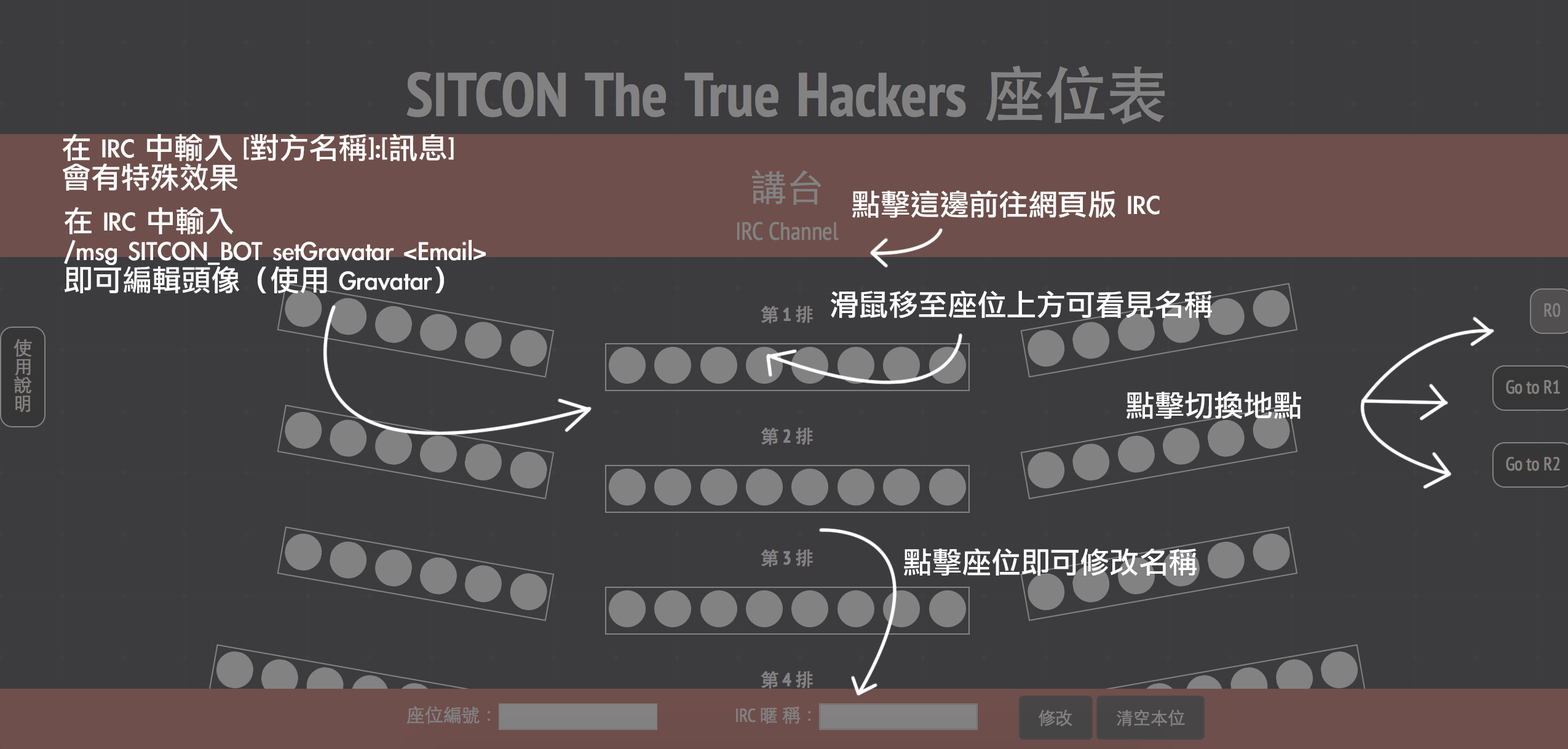
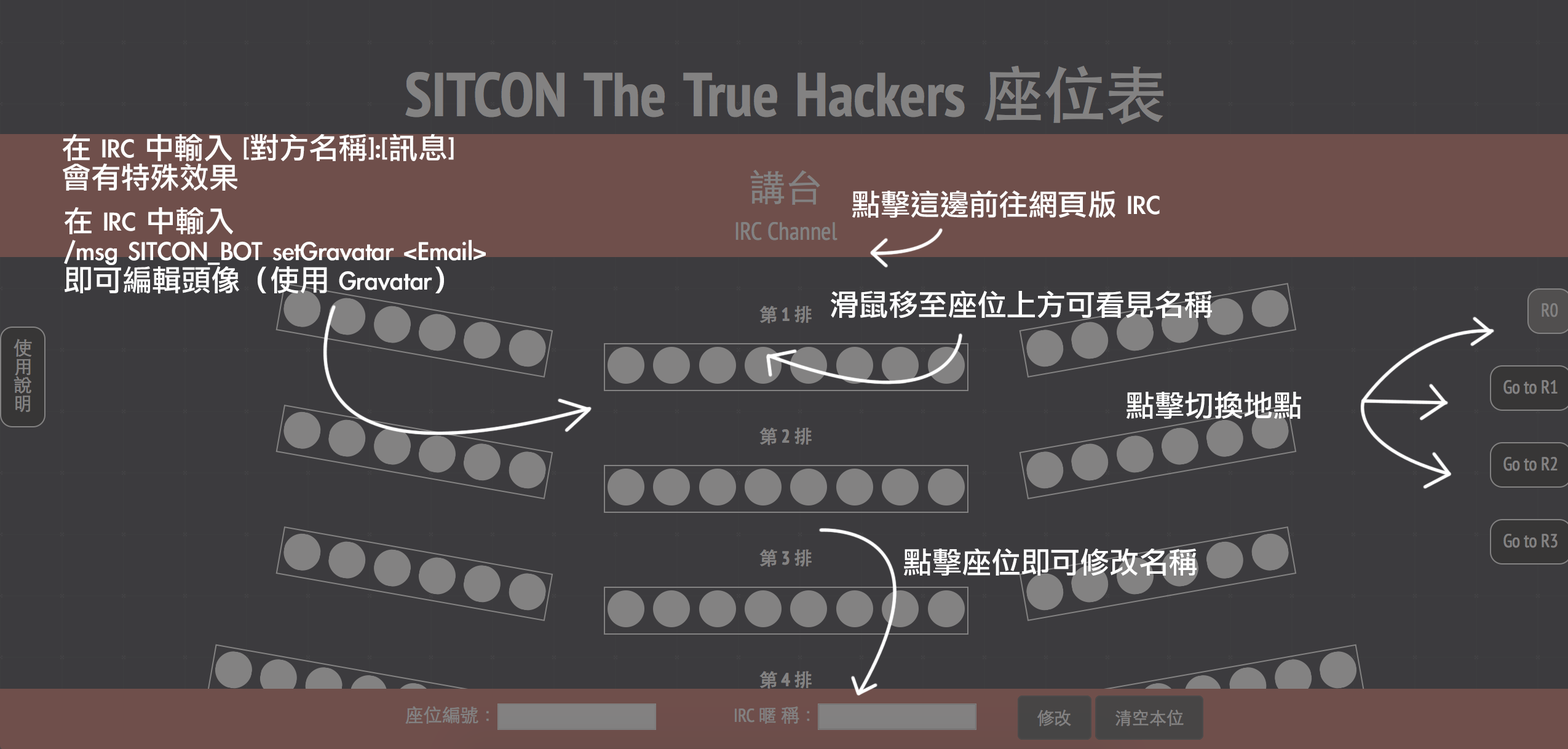
Layer changes from the first 1568×749 image to the second:
painted on "圖層 3" over (0, 65, 1568, 749)
